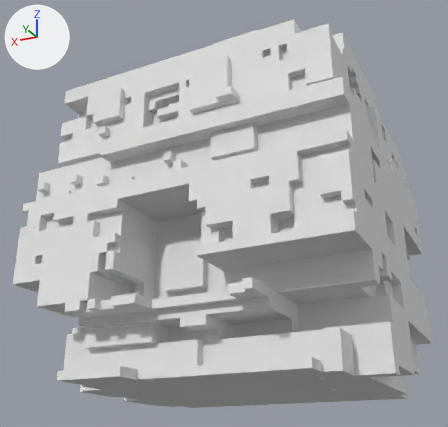
Renders of the OBJ model src/SleightOfHands/Assets/Art/Obstacles/Bush.obj from each side of a commit.
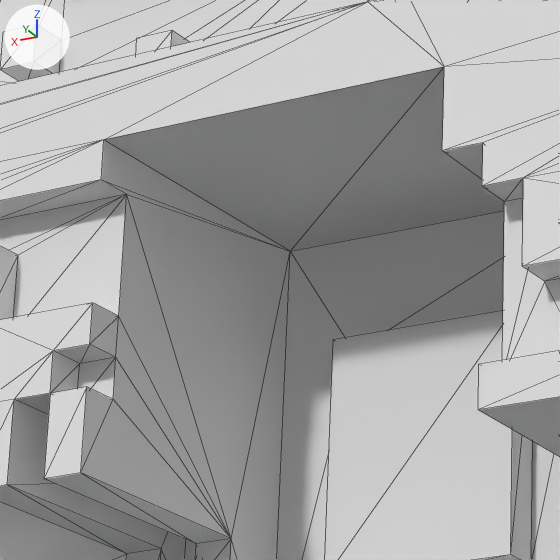
Each version is shown whole from a camera (50 mm lens) standing at (-32.62, 71.09, -8.09) and looking at (1.82, 2.21, 22.9), then close up on the part from 21% to 48% of the width and 40% to 67% of the height. Lighting does not change. The marker at upper left points along +X, +Y and +Z. The close-ups show mesh edges as thin lines. Where no turn or scale is listed for an object, it has been applied to the vertices. Vertices at the same position are counted once.

The first close-up shows 'Bush'.
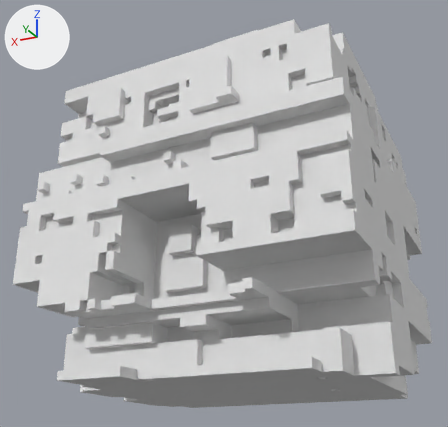
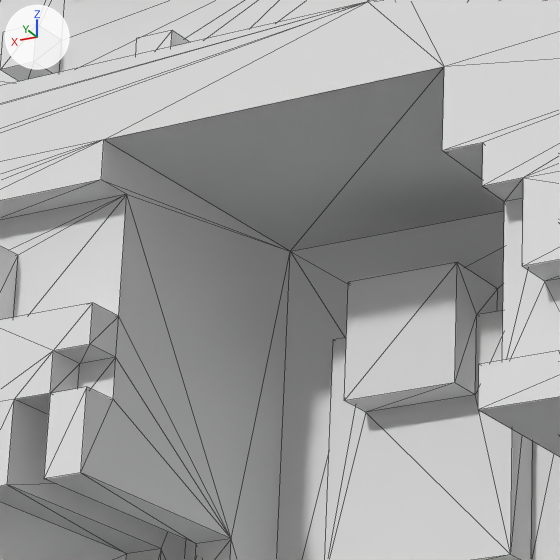
Edits to the scene script, one JSON object a line:
```json
{"block": "me_bush", "where": "# used by ob_bush; location = (0.0, 0.0, 0.0)"}
{"op": "remove", "block": "me_bush", "code": "me_bush.from_pydata(...)  # 1845 vertices, 3706 faces; spans x -20.0..20.0, y -20.0..20.0, z 0.0..40.0"}
{"op": "add", "block": "me_bush", "code": "me_bush.from_pydata(...)  # 1857 vertices, 3730 faces; spans x -20.0..20.0, y -20.0..20.0, z 0.0..40.0"}
{"block": "me_bush", "change": "me_bush part 1"}
{"block": "me_bush", "change": "6 faces are deleted"}
{"block": "me_bush", "change": "12 vertices are added at x 0.0..3.0, y 12.0..14.0, z 14.0..17.0"}
{"block": "me_bush", "change": "30 new faces join them"}
```

Location of each change, (x1, y1, x2, y2) in pixels of the close-ups (560 x 560 px):
```json
{"part": 1, "of": "me_bush", "change": "built on", "before": [290, 211, 512, 560], "after": [290, 211, 512, 560]}
```
